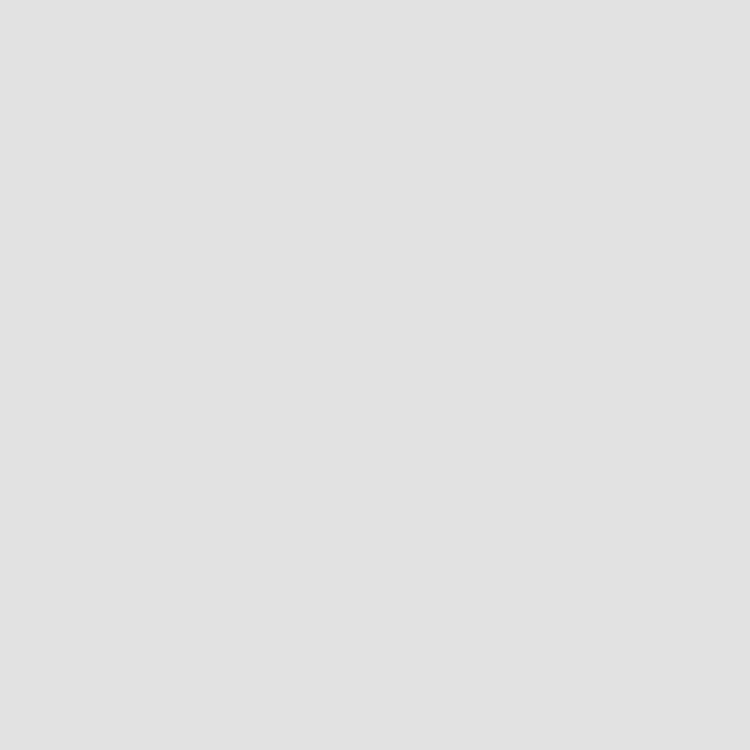
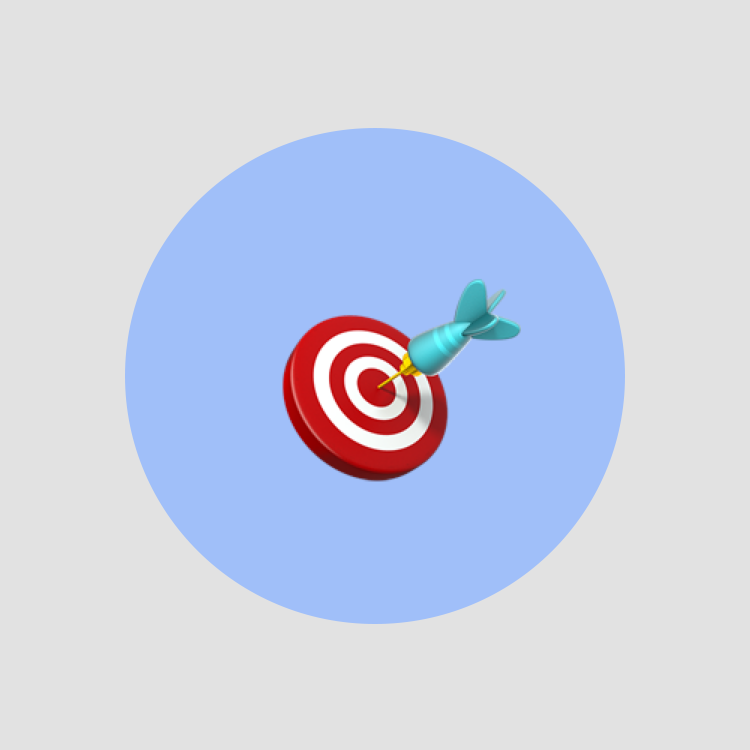
Layer changes from the first 750 × 750 image to the second:
added layer "🎯" above "Layer 2" over [282, 278, 521, 482]
added layer "Ellipse 1" above "Layer 1" over [125, 128, 625, 624]
